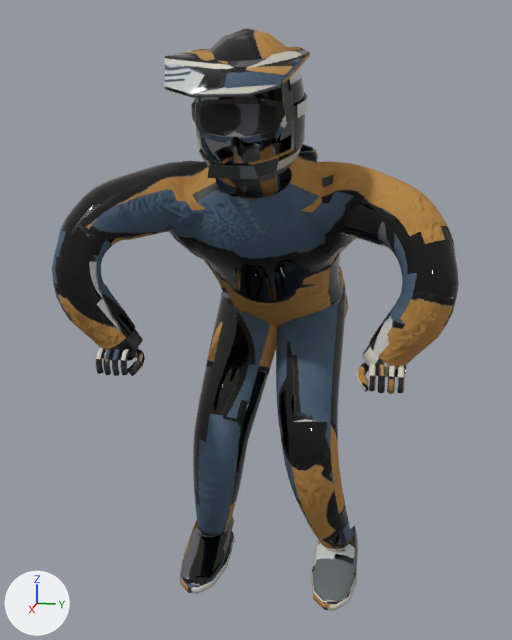
Before and after pictures for a commit that changed the glTF model public/models/rider-street.glb.
Rendered twice from a 50 mm lens placed at (2.507, 0.341, 1.301), pointed at (0.674, -0.026, 0.843). Arrows for +X, +Y and +Z are at lower left; the lights stay in place. The picture after the commit comes second. Vertices at exactly the same position are counted once.

The first picture shows 'rider'.
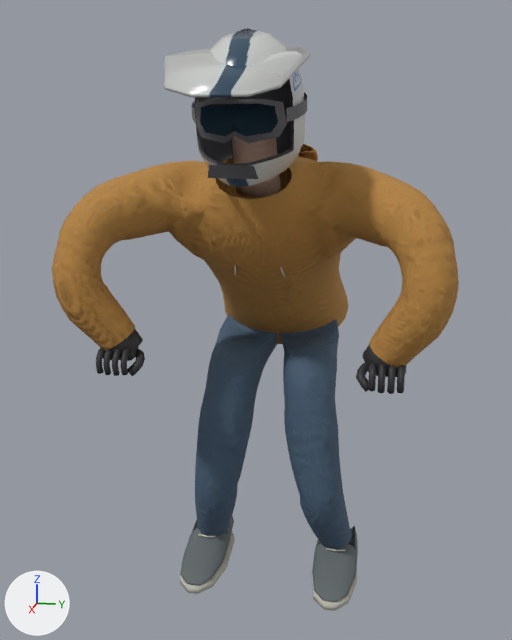
Edits to the scene script, one JSON object a line:
```json
{"block": "me_rider", "where": "# used by ob_rider; location = (0.0, 0.0, 0.0)"}
{"op": "remove", "block": "me_rider", "code": "me_rider.from_pydata(...)  # 4773 vertices, 9265 faces; spans x 0.22..1.15, y -0.48..0.48, z 0.03..1.55"}
{"op": "add", "block": "me_rider", "code": "me_rider.from_pydata(...)  # 4716 vertices, 9101 faces; spans x 0.23..1.15, y -0.48..0.48, z 0.03..1.55"}
{"block": "me_rider", "change": "me_rider part 1: 404 vertices moved from x 0.44..0.76, y -0.22..0.22, z 0.26..0.78 to x 0.52..0.7, y -0.23..0.23, z 0.25..0.71; 470 vertices removed from x 0.22..0.74, y -0.22..0.21, z 0.28..1.01; 413 vertices added at x 0.27..0.69, y -0.21..0.22, z 0.26..0.96"}
{"block": "me_rider", "change": "me_rider part 2: 8105 kept faces spanning x 0.23..1.15, y -0.48..0.48, z 0.03..1.55 get new texture (UV) coordinates"}
```

Changed parts and their boxes (x1, y1, x2, y2) in the pictures (512 x 640 px; the box of a moved part takes in the faces that stretch with it):
```json
{"part": 1, "of": "me_rider", "change": "moved or reshaped", "before": [193, 265, 346, 530], "after": [195, 315, 346, 530]}
{"part": 2, "of": "me_rider", "change": "surface changed", "before": [52, 29, 459, 611], "after": [52, 29, 459, 611], "on screen": "lighter"}
```
